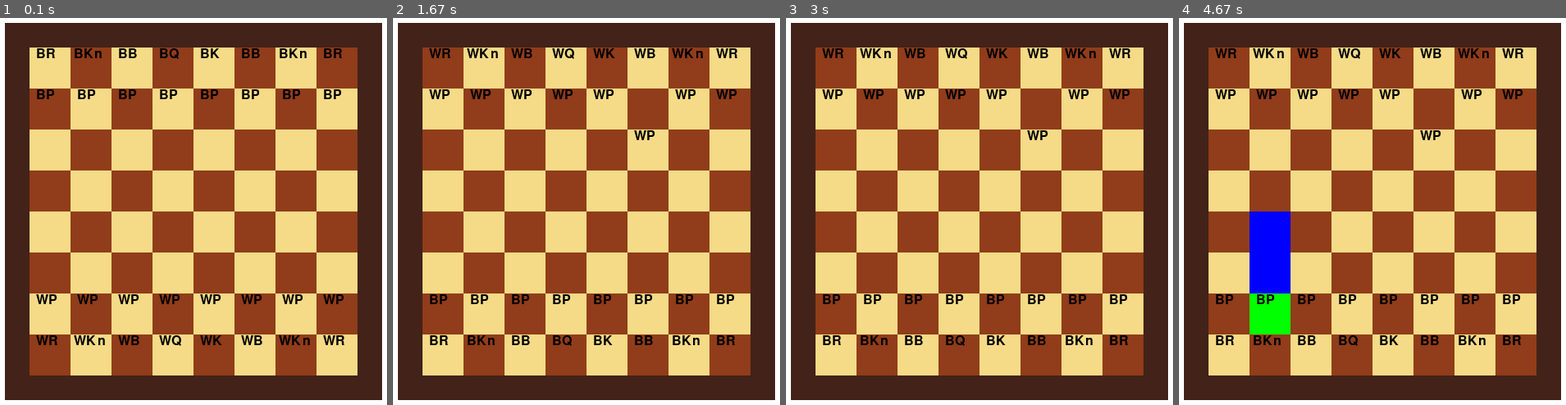
Above: before the commit, frames 1-4 (left to right).
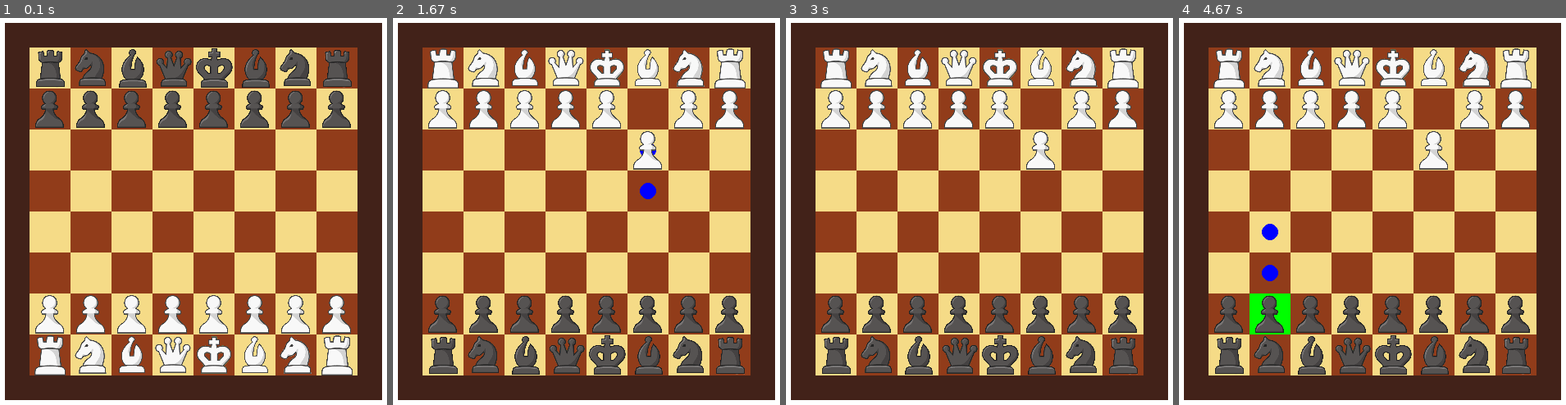
Above: after the commit, the same moments.

Repository: spawncreeper2006/Chess-NEA
Game: pygame game, started from main.py
The game is run twice, just before and just after one commit, with the same random seed, the same clock (stepped at 60 frames per second) and the same inputs.
Inputs (mouse positions are in pixels of both pictures, inside the frame that each line leads up to):
- Up to frame 1 (0.1 s): no input
- Up to frame 2 (1.67 s): click (586, 211) at 0.38 s; click (632, 319) at 0.72 s; click (644, 254) at 1.05 s
- Up to frame 3 (3 s): click (956, 339) at 1.88 s; click (1107, 288) at 2.22 s
- Up to frame 4 (4.67 s): click (1256, 296) at 4.38 s

The runs differ from the first frame. In frame 1, 17% of the frame differs, in the area x 8-92%, y 7-93%; in frame 2, 17%; in frame 3, 17%; in frame 4, 19%.

Commit message:
bug fixes

Diff:
--- a/chess_engine.py
+++ b/chess_engine.py
@@ -105,7 +105,8 @@
             pass
 
     def is_possible_move(self):
-        self.color = BLUE
+        # self.color = BLUE
+        pass
 
     def back_to_default_color(self):
         self.color = self.default_color
@@ -180,7 +181,7 @@
             piece_type = piece_type[0].upper() + piece_type[1:]
 
         self.piece_identifier = self.color.upper() + piece_type
-        self.piece_identifier = self.piece_identifier.zfill(4).replace('0', ' ')
+
 
         self.pieces = []
 
@@ -227,7 +228,7 @@
         return self.color==color
 
     def __str__(self):
-        return self.piece_identifier
+        return self.piece_identifier.zfill(4).replace('0', ' ')
 
     def valid_move(self,
                    grid,
@@ -463,6 +464,8 @@
 grid = Grid()
 init_board(grid)
 
+
+
 # #x = Rook('w', (4, 1))
 # #y = Pawn('w', (5, 1))
 
--- a/main.py
+++ b/main.py
@@ -1,5 +1,8 @@
 import pygame
 from chess_engine import *
+import os
+
+pygame.init()
 
 WHITE = (255, 255, 255)
 BLACK = (0, 0, 0)
@@ -10,8 +13,16 @@
 HEIGHT = 600
 SQUARE_SIDE = WIDTH / 8
 
+SQUARE_DIMENSIONS = (SQUARE_SIDE - 25, SQUARE_SIDE - 25)
+
 GRID_OUTLINE_COLOR = (66, 34, 25)
 GRID_OUTLINE = 30
+MAIN_PIECE_IMAGE_DICT = {}
+FONT = pygame.font.SysFont(None, 24)
+BLUE_DOT_OFFSET = 25
+
+
+
 
 
 def screen_to_chess_coords(coords:tuple) -> tuple:
@@ -24,14 +35,15 @@
     selected.back_to_default_color()
     [i.back_to_default_color() for i in possible_moves]
 
-pygame.init()
-FONT = pygame.font.SysFont(None, 24)
+
 
 def display_check(screen:pygame.surface.Surface, color=RED):
     screen.blit(FONT.render("Check", False, color), (WIDTH//2 - 40, 20))
 
 def display_checkmate(screen:pygame.surface.Surface, color=RED):
     pass
+
+current_possible_move_coords = []
 
 class Pygame_Chess_Grid:
     def __init__(self, pos:tuple, size:float):
@@ -40,6 +52,7 @@
         self.square_size = size // 8
         self.chess_coords_transform = lambda t: t
 
+
     def screen_to_chess_coords(self, coords:tuple) -> tuple:
 
         coords = coords[0] - self.pos[0], coords[1] - self.pos[1]
@@ -69,6 +82,7 @@
         pygame.draw.rect(screen, GRID_OUTLINE_COLOR, [self.pos[0] - GRID_OUTLINE, self.pos[1] + self.size, 2 * GRID_OUTLINE + self.size, GRID_OUTLINE])
         pygame.draw.rect(screen, GRID_OUTLINE_COLOR, [self.pos[0] - GRID_OUTLINE, self.pos[1], GRID_OUTLINE, self.size])
         pygame.draw.rect(screen, GRID_OUTLINE_COLOR, [self.pos[0] + self.size, self.pos[1], GRID_OUTLINE, self.size])
+
         match view_direction:
             case "w":
                 self.chess_coords_transform = lambda t:t
@@ -86,14 +100,19 @@
             chess_coords = self.screen_to_chess_coords(coords)
 
 
-
-
             square = grid.coords(chess_coords)
 
             pygame.draw.rect(screen, square.color, [coords[0], coords[1], self.square_size, self.square_size],0)
 
+
+
+
+            if chess_coords in current_possible_move_coords:
+                pygame.draw.circle(screen, BLUE, (coords[0] + BLUE_DOT_OFFSET, coords[1] + BLUE_DOT_OFFSET), 10, 10)
+
             if square.contains_piece:
-                screen.blit(FONT.render(square.piece.piece_identifier, True, BLACK), coords)
+                # screen.blit(FONT.render(square.piece.piece_identifier, True, BLACK), coords)
+                screen.blit(MAIN_PIECE_IMAGE_DICT[square.piece.piece_identifier], coords)
 
 
 pygame.display.set_caption("Easy Chess: White Turn")
@@ -105,6 +124,41 @@
 clock = pygame.time.Clock()
 selected = None
 current_possible_moves = set()
+
+
+FOLDER_NAME = 'assets'
+
+BB_IMAGE = pygame.image.load(os.path.join(FOLDER_NAME, 'black_bishop.png'))
+BK_IMAGE = pygame.image.load(os.path.join(FOLDER_NAME, 'black_king.png'))
+BKN_IMAGE = pygame.image.load(os.path.join(FOLDER_NAME, 'black_knight.png'))
+BP_IMAGE = pygame.image.load(os.path.join(FOLDER_NAME, 'black_pawn.png'))
+BQ_IMAGE = pygame.image.load(os.path.join(FOLDER_NAME, 'black_queen.png'))
+BR_IMAGE = pygame.image.load(os.path.join(FOLDER_NAME, 'black_rook.png'))
+
+WB_IMAGE = pygame.image.load(os.path.join(FOLDER_NAME, 'white_bishop.png'))
+WK_IMAGE = pygame.image.load(os.path.join(FOLDER_NAME, 'white_king.png'))
+WKN_IMAGE = pygame.image.load(os.path.join(FOLDER_NAME, 'white_knight.png'))
+WP_IMAGE = pygame.image.load(os.path.join(FOLDER_NAME, 'white_pawn.png'))
+WQ_IMAGE = pygame.image.load(os.path.join(FOLDER_NAME, 'white_queen.png'))
+WR_IMAGE = pygame.image.load(os.path.join(FOLDER_NAME, 'white_rook.png'))
+
+
+MAIN_PIECE_IMAGE_DICT = {'BB': pygame.transform.scale(BB_IMAGE, SQUARE_DIMENSIONS),
+                         'BK': pygame.transform.scale(BK_IMAGE, SQUARE_DIMENSIONS),
+                         'BKn': pygame.transform.scale(BKN_IMAGE, SQUARE_DIMENSIONS),
+                         'BP': pygame.transform.scale(BP_IMAGE, SQUARE_DIMENSIONS),
+                         'BQ': pygame.transform.scale(BQ_IMAGE, SQUARE_DIMENSIONS),
+                         'BR': pygame.transform.scale(BR_IMAGE, SQUARE_DIMENSIONS),
+
+                         'WB': pygame.transform.scale(WB_IMAGE, SQUARE_DIMENSIONS),
+                         'WK': pygame.transform.scale(WK_IMAGE, SQUARE_DIMENSIONS),
+                         'WKn': pygame.transform.scale(WKN_IMAGE, SQUARE_DIMENSIONS),
+                         'WP': pygame.transform.scale(WP_IMAGE, SQUARE_DIMENSIONS),
+                         'WQ': pygame.transform.scale(WQ_IMAGE, SQUARE_DIMENSIONS),
+                         'WR': pygame.transform.scale(WR_IMAGE, SQUARE_DIMENSIONS)}
+
+
+
 
 while running:
 
@@ -166,6 +220,7 @@
     screen.fill(WHITE)
 
     pygame_chess_grid.render_grid(screen, grid.current_turn)
+
     # screen.blit(FONT.render(square.piece.piece_identifier, True, BLACK), coords)
 
 
